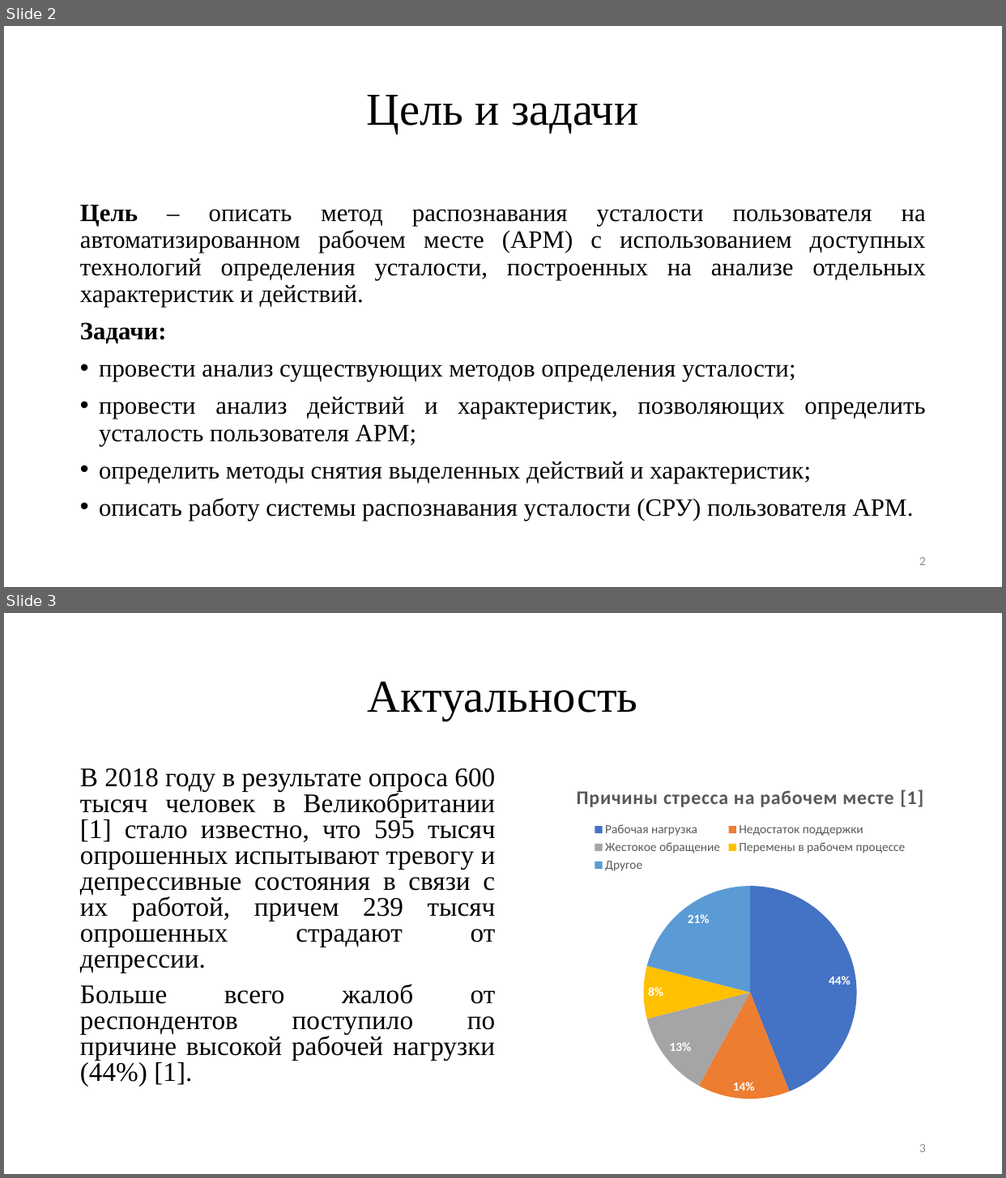
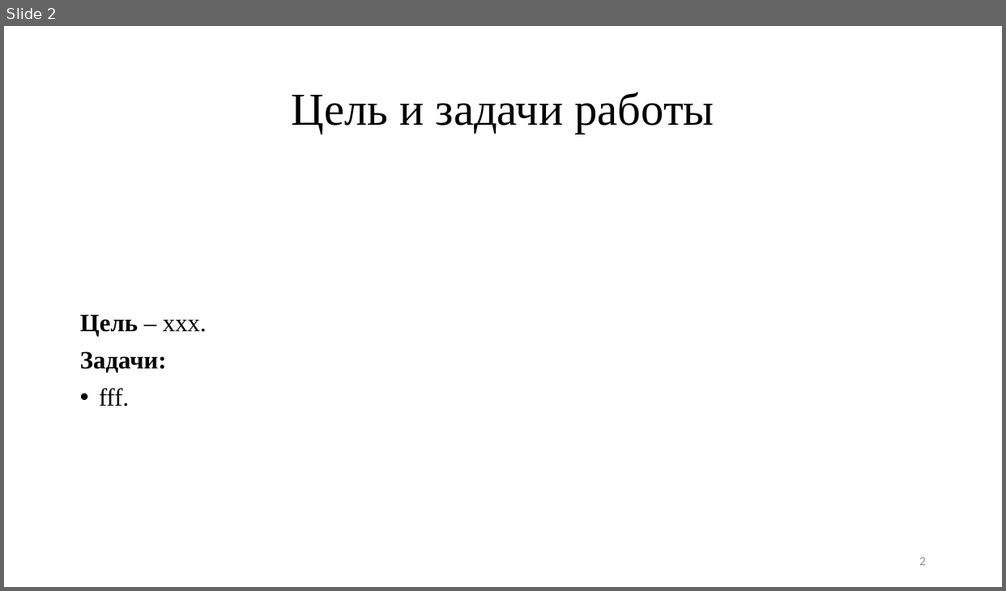
Before and after one commit to TheSawIsTheLaw/FatigueRecognitionSystem, a slide deck: Presentation/presentation.pptx. Shown one above the other, each under a label of ours: slides 2 and 3 before the commit, slide 2 after it. The pictures are 1006x1178 and 1006x591 pixels, drawn with LibreOffice and Linux fonts; fonts in the diff are those of the drawing. Boxes give left, top, right and bottom in pixels: in the first picture for what was removed or moved away, otherwise in the second. Text is boxed around its words. In the diff, an @@ line names an element or a change of style, - is before the commit and + after.

```diff
--- a/Presentation/presentation.pptx
+++ b/Presentation/presentation.pptx
@@ slide 3 removed at [4,613,1002,1174], background #FFFFFF @@
@@ title removed at [368,681,638,721] @@
-Актуальность
@@ text removed at [80,769,496,1087] @@
-В 2018 году в результате опроса 600 тысяч человек в Великобритании [1] стало известно, что 595 тысяч опрошенных испытывают тревогу и депрессивные состояния в связи с их работой, причем 239 тысяч опрошенных страдают от депрессии.
-Больше всего жалоб от респондентов поступило по причине высокой рабочей нагрузки (44%) [1].
@@ pie chart removed at [503,772,997,1110] @@
-title "Причины стресса на рабочем месте [1] "
-categories: Рабочая нагрузка, Недостаток поддержки, Жестокое обращение, Перемены в рабочем процессе, Другое
-Series 1: 44, 14, 13, 8, 21
@@ page number removed at [919,1144,926,1152] @@
-3
@@ slide 2 changed as well @@
@@ title at [292,92,714,134]: text changed @@
-Цель и задачи
+Цель и задачи работы
@@ text at [80,314,206,336]: text changed @@
-Цель – описать метод распознавания усталости пользователя на автоматизированном рабочем месте (АРМ) с использованием доступных технологий определения усталости, построенных на анализе отдельных характеристик и действий.
+Цель – xxx.
@@ text at [99,388,129,407]: text changed @@
-• провести анализ существующих методов определения усталости;
-• провести анализ действий и характеристик, позволяющих определить усталость пользователя АРМ;
-• определить методы снятия выделенных действий и характеристик;
-• описать работу системы распознавания усталости (СРУ) пользователя АРМ.
+• fff.
```
Also in this commit, not shown: 1 other slide changed, 12 slides added, 3 other slides removed, 1 other file.
